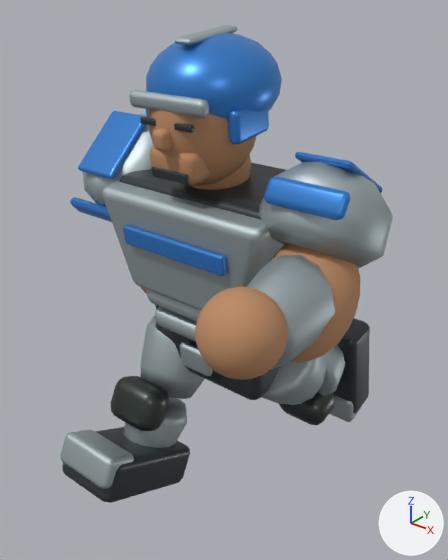
Before and after pictures for a commit that changed the glTF model public/assets/player-cyan.glb.
Both versions are drawn from a 50 mm camera at (1.39, -1.85, 2.13) aimed at (-0.01, -0.11, 1.05). The axes (+X, +Y, +Z) are drawn at lower right. The lights are the same throughout. The older version comes first. Both versions are drawn at frame 3 of the action 'Run'; the numbers are the values there.

In view in the first picture: 'Bicep.001', 'Boot', 'Boot.001', 'Breastplate', 'Forearm armor.001', 'Hand.001', 'Head', 'Open face helmet', 'Shoulder crown inlay', 'Silver shoulder pad.001', 'Steel toe', 'Steel toe.001', 'Tapered torso', 'Thigh' and 23 more.
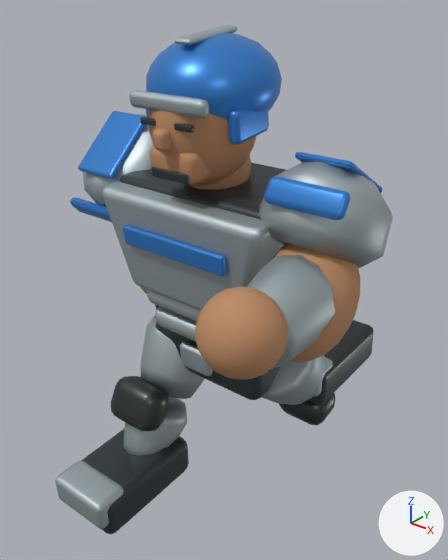
What the commit changed:
In object 'Boot.001' (ob_boot_001), parent goes from ob_knee_1 to ob_ankle_1.
Object 'Boot.001' (ob_boot_001) moves from (0.0, -0.12, -0.28) to (0.0, -0.12, 0.0).
In object 'Steel toe.001' (ob_steel_toe_001), parent goes from ob_knee_1 to ob_ankle_1.
Object 'Steel toe.001' (ob_steel_toe_001) moves from (0.0, -0.32, -0.24) to (0.0, -0.32, 0.04).
In object 'Boot' (ob_boot), parent goes from ob_knee__1 to ob_ankle__1.
Object 'Boot' (ob_boot) moves from (0.0, -0.12, -0.28) to (0.0, -0.12, 0.0).
In object 'Steel toe' (ob_steel_toe), parent goes from ob_knee__1 to ob_ankle__1.
Object 'Steel toe' (ob_steel_toe) moves from (0.0, -0.32, -0.24) to (0.0, -0.32, 0.04).
Object 'Ankle_-1' (ob_ankle__1) is new.
Its parent is ob_knee__1.
Its location is (0.0, 0.0, -0.28).
Its rotation in degrees is (28, 0, 0).
Object 'Ankle_1' (ob_ankle_1) is new.
Its parent is ob_knee_1.
Its location is (0.0, 0.0, -0.28).
Its rotation in degrees is (-98, 0, 0).

Pixel boxes (x1, y1, x2, y2) of what changed, in the pictures (448 x 560 px):
'Boot', moved
    before: (62, 427, 190, 503)
    after: (82, 428, 189, 534)
'Steel toe', moved
    before: (60, 430, 134, 489)
    after: (55, 460, 124, 529)
'Boot.001', moved
    before: (334, 318, 370, 414)
    after: (308, 320, 374, 404)
'Steel toe.001', moved
    before: (329, 396, 361, 422)
    after: (312, 357, 333, 397)
